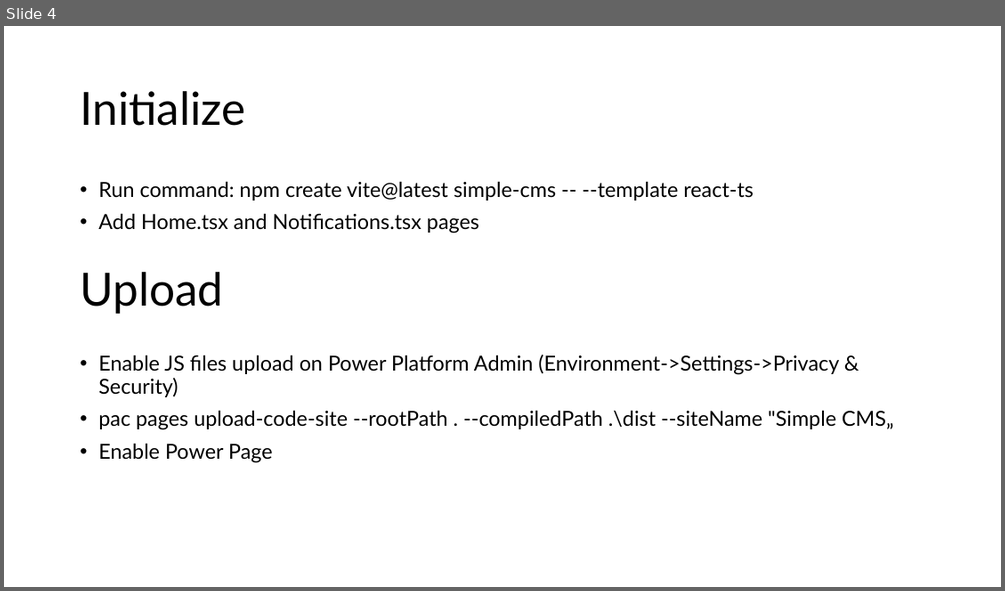
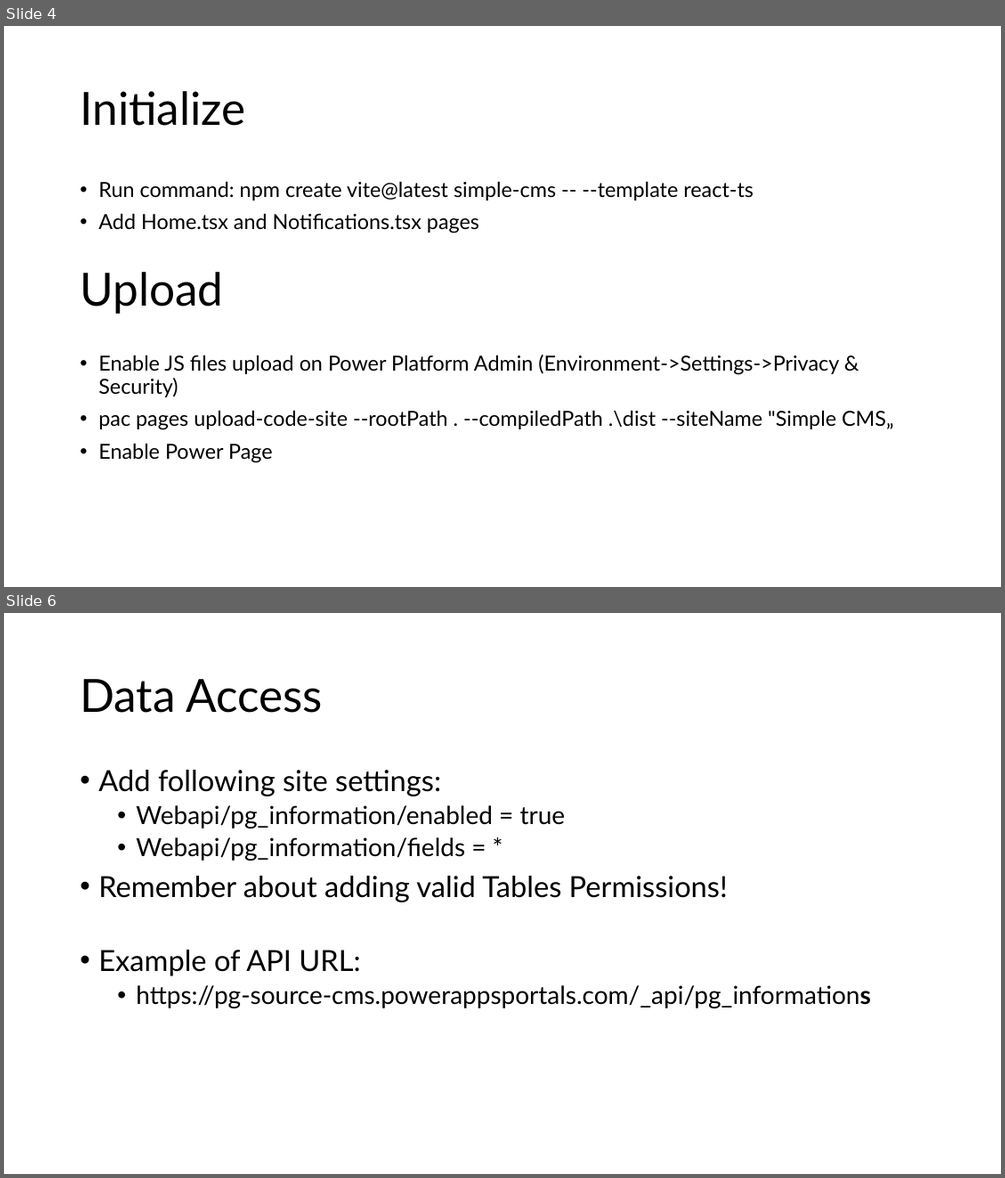
Before and after one commit to gashupl/power-pages-spa-simple-cms-demo, a slide deck: Power Pages Single Page App Demo.pptx. Shown one above the other, each under a label of ours: slide 4 before the commit, slides 4 and 6 after it; the slides between them are not shown. The pictures are 1005x591 and 1005x1178 pixels, drawn with LibreOffice and Linux fonts; fonts in the diff are those of the drawing. Boxes give left, top, right and bottom in pixels: in the first picture for what was removed or moved away, otherwise in the second. Text is boxed around its words. In the diff, an @@ line names an element or a change of style, - is before the commit and + after.

Commit message:
Configuration update + retrieving information records from Power Pages API

```diff
--- a/Power Pages Single Page App Demo.pptx
+++ b/Power Pages Single Page App Demo.pptx
@@ slide 6 added at <box>4,613,1001,1174</box>, background #FFFFFF @@
@@ title added at <box>80,679,323,713</box>, 44 pt, text #000000 @@
+Data Access
@@ text added at <box>98,770,871,1008</box>, 24 pt, text #000000 @@
+• Add following site settings:
+  • Webapi/pg_information/enabled = true
+  • Webapi/pg_information/fields = *
+• Remember about adding valid Tables Permissions!
+• Example of API URL:
+  • https://pg-source-cms.powerappsportals.com/_api/pg_informations
```
Also in this commit, not shown: 4 other slides added, 24 other files.
